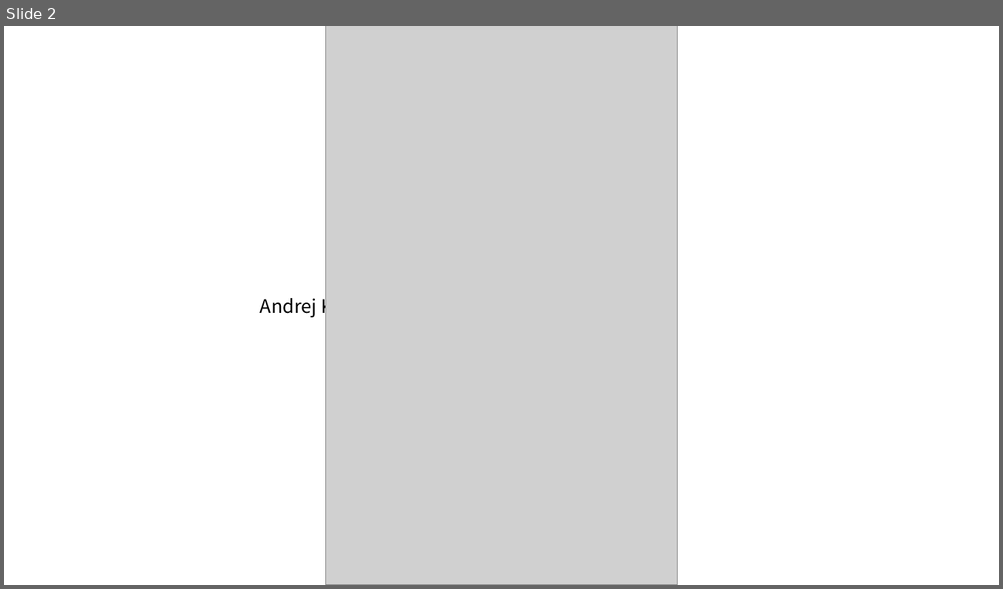
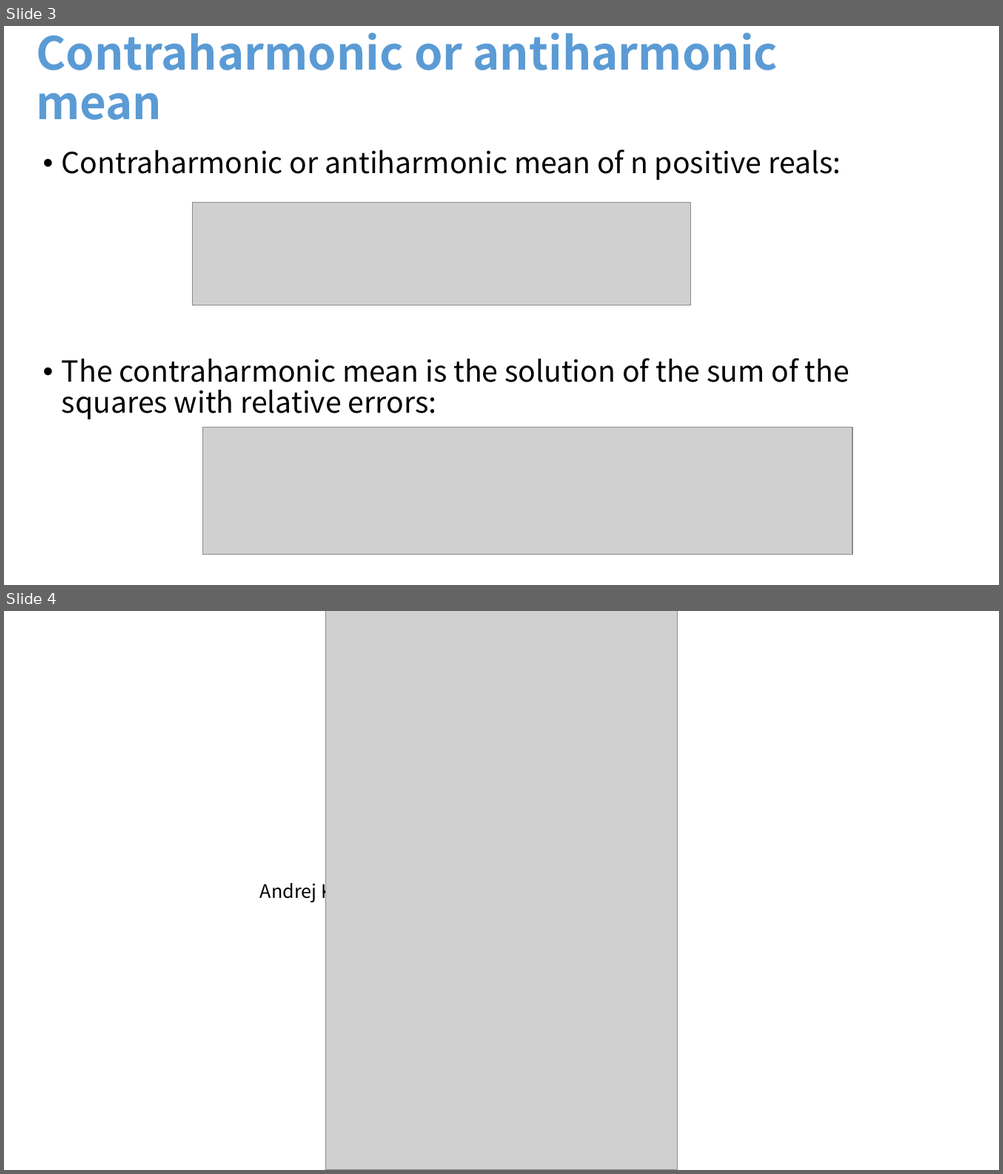
Before and after one commit to FrankNielsen/FrankNielsen.github.io, a slide deck: PPTX/Cards-November2023.pptx. Shown one above the other, each under a label of ours: slide 2 before the commit, slides 3 and 4 after it. The pictures are 1003x589 and 1003x1174 pixels, drawn with LibreOffice and Linux fonts; fonts in the diff are those of the drawing; grey boxes stand for pictures. Boxes give left, top, right and bottom in pixels: in the first picture for what was removed or moved away, otherwise in the second. Text is boxed around its words. In the diff, an @@ line names an element or a change of style, - is before the commit and + after.

```diff
--- a/PPTX/Cards-November2023.pptx
+++ b/PPTX/Cards-November2023.pptx
@@ slide 3 added at [4,26,999,585], background #FFFFFF @@
@@ title added at [36,33,778,120], 44 pt, text #5B9BD5, bold @@
+Contraharmonic or antiharmonic mean
@@ text added at [62,150,849,420], 28 pt, text #000000 @@
+• Contraharmonic or antiharmonic mean of n positive reals:
+• The contraharmonic mean is the solution of the sum of the squares with relative errors:
@@ picture added at [192,202,691,306] @@
@@ picture added at [202,427,852,554] @@
@@ what was slide 2 is now slide 4 @@
```
Also in this commit, not shown: 1 other slide added, 3 other files.
